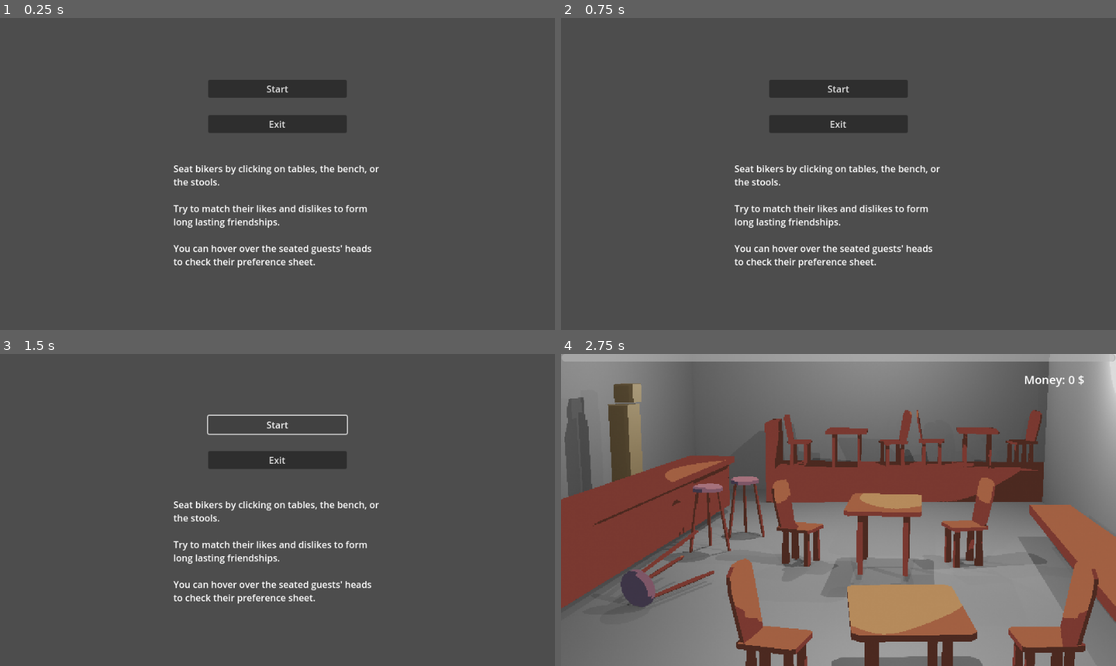
Above: before the commit, frames 1-4 (two rows, left to right).
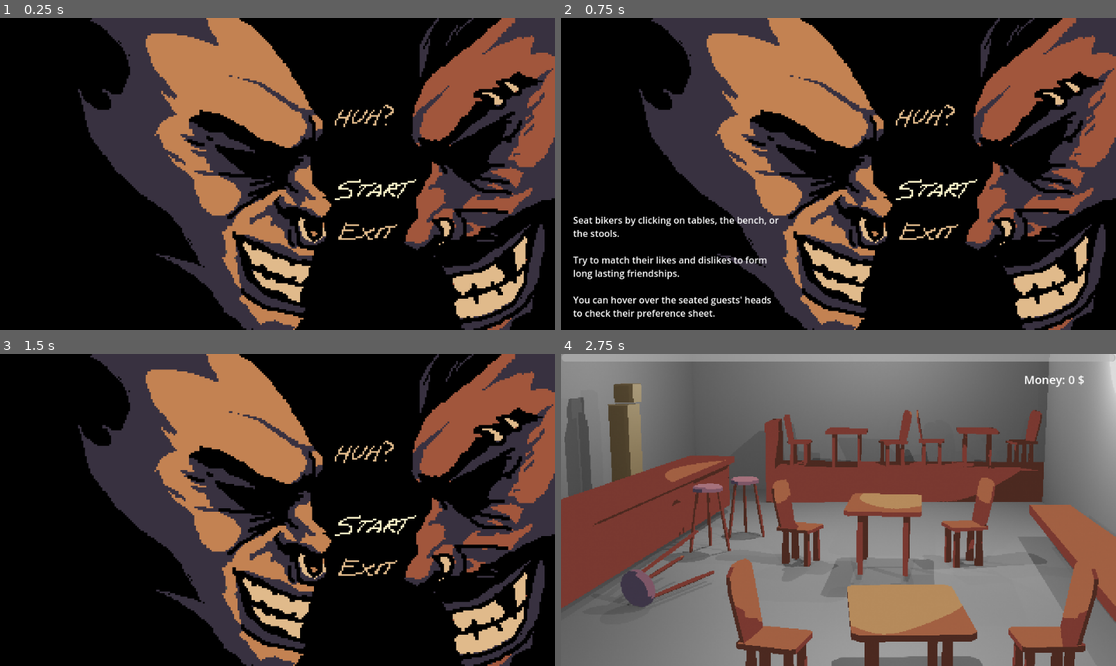
Above: after the commit, the same moments.

Repository: henpatsi/BurlyBikerBuddies
Game: Godot game, scene res://scenes/levels/main_menu.tscn
Same seed, same stepped clock (60 frames per second), same inputs: the game is played once before the commit and once after it.
Inputs (mouse positions are in pixels of both pictures, inside the frame that each line leads up to; where the layout moved, square brackets give the same spot in the first picture):
- Up to frame 1 (0.25 s): no input
- Up to frame 2 (0.75 s): click (927, 114) at 0.52 s
- Up to frame 3 (1.5 s): click (377, 525) [277, 425] at 1.25 s
- Up to frame 4 (2.75 s): click (938, 525) [838, 425] at 2 s

The runs differ from the first frame. In frame 1, 100% of the frame differs, in the area x 0-100%, y 0-100%; in frame 2, 99%; in frame 3, 100%; in frame 4, nothing differs.

Commit message:
new main menu

Diff:
--- /dev/null
+++ b/scenes/levels/instuction_menu.tscn
@@ -0,0 +1,7 @@
+[gd_scene format=3 uid="uid://6yxqwb8tib4j"]
+
+[node name="InstuctionMenu" type="Node"]
+
+[node name="MarginContainer" type="MarginContainer" parent="."]
+offset_right = 960.0
+offset_bottom = 540.0
--- a/scenes/levels/main_menu.tscn
+++ b/scenes/levels/main_menu.tscn
@@ -1,48 +1,44 @@
-[gd_scene load_steps=2 format=3 uid="uid://b7xvolwbu4x5g"]
+[gd_scene load_steps=3 format=3 uid="uid://b7xvolwbu4x5g"]
 
 [ext_resource type="Script" path="res://scripts/main_menu.gd" id="1_iwrsj"]
+[ext_resource type="Texture2D" uid="uid://bfbyrf4ffvjjr" path="res://images/Menu Screen.png" id="2_cljbo"]
 
 [node name="MainMenu" type="Node"]
 script = ExtResource("1_iwrsj")
 
-[node name="MarginContainer" type="MarginContainer" parent="."]
-anchors_preset = 15
-anchor_right = 1.0
-anchor_bottom = 1.0
-grow_horizontal = 2
-grow_vertical = 2
-theme_override_constants/margin_left = 300
-theme_override_constants/margin_top = 80
-theme_override_constants/margin_right = 300
-theme_override_constants/margin_bottom = 80
+[node name="Background" type="Sprite2D" parent="."]
+position = Vector2(480, 270)
+scale = Vector2(3, 3)
+texture = ExtResource("2_cljbo")
 
-[node name="VBoxContainer2" type="VBoxContainer" parent="MarginContainer"]
-layout_mode = 2
-theme_override_constants/separation = 50
-alignment = 1
+[node name="Buttons" type="Node" parent="."]
 
-[node name="MarginContainer" type="MarginContainer" parent="MarginContainer/VBoxContainer2"]
-layout_mode = 2
-theme_override_constants/margin_left = 60
-theme_override_constants/margin_top = 0
-theme_override_constants/margin_right = 60
-theme_override_constants/margin_bottom = 0
+[node name="StartButton" type="TextureButton" parent="Buttons"]
+offset_left = 581.0
+offset_top = 276.0
+offset_right = 724.0
+offset_bottom = 316.0
 
-[node name="VBoxContainer" type="VBoxContainer" parent="MarginContainer/VBoxContainer2/MarginContainer"]
-layout_mode = 2
-size_flags_vertical = 4
-theme_override_constants/separation = 30
+[node name="ExitButton" type="TextureButton" parent="Buttons"]
+offset_left = 585.0
+offset_top = 351.0
+offset_right = 691.0
+offset_bottom = 391.0
 
-[node name="StartButton" type="Button" parent="MarginContainer/VBoxContainer2/MarginContainer/VBoxContainer"]
-layout_mode = 2
-text = "Start"
+[node name="InstructionButton" type="TextureButton" parent="Buttons"]
+offset_left = 576.0
+offset_top = 147.0
+offset_right = 682.0
+offset_bottom = 191.0
 
-[node name="ExitButton" type="Button" parent="MarginContainer/VBoxContainer2/MarginContainer/VBoxContainer"]
-layout_mode = 2
-text = "Exit"
+[node name="AudioStreamPlayer" type="AudioStreamPlayer" parent="."]
 
-[node name="RichTextLabel" type="RichTextLabel" parent="MarginContainer/VBoxContainer2"]
-layout_mode = 2
+[node name="InstructionText" type="RichTextLabel" parent="."]
+visible = false
+offset_left = 21.0
+offset_top = 338.0
+offset_right = 381.0
+offset_bottom = 522.0
 text = "Seat bikers by clicking on tables, the bench, or the stools.
 
 Try to match their likes and dislikes to form long lasting friendships.
@@ -50,7 +46,7 @@
 You can hover over the seated guests' heads to check their preference sheet."
 fit_content = true
 
-[node name="AudioStreamPlayer" type="AudioStreamPlayer" parent="."]
-
-[connection signal="pressed" from="MarginContainer/VBoxContainer2/MarginContainer/VBoxContainer/StartButton" to="." method="_on_start_button_pressed"]
-[connection signal="pressed" from="MarginContainer/VBoxContainer2/MarginContainer/VBoxContainer/ExitButton" to="." method="_on_exit_button_pressed"]
+[connection signal="pressed" from="Buttons/StartButton" to="." method="_on_start_button_pressed"]
+[connection signal="pressed" from="Buttons/ExitButton" to="." method="_on_exit_button_pressed"]
+[connection signal="mouse_entered" from="Buttons/InstructionButton" to="." method="_on_instruction_button_mouse_entered"]
+[connection signal="mouse_exited" from="Buttons/InstructionButton" to="." method="_on_instruction_button_mouse_exited"]
--- a/scripts/main_menu.gd
+++ b/scripts/main_menu.gd
@@ -4,8 +4,12 @@
 
 var sfx_player
 
+var instruction_text
+
 func _ready():
 	sfx_player = get_node("AudioStreamPlayer")
+	instruction_text = get_node("InstructionText")
+	instruction_text.hide()
 
 func _on_start_button_pressed():
 	sfx_player.stream = load("res://audio/sfx/SFX_START.wav")
@@ -18,3 +22,9 @@
 	sfx_player.play()
 	await get_tree().create_timer(0.1).timeout
 	get_tree().quit()
+
+func _on_instruction_button_mouse_entered():
+	instruction_text.show()
+
+func _on_instruction_button_mouse_exited():
+	instruction_text.hide()
Not shown, removed: audio/music/ES_Miles & Miles - Will Harrison.wav.import
Binary file added: images/Menu Screen.png
Not shown, added: images/Menu Screen.png.import
Not shown, changed: audio/music/ES_Miles & Miles - Will Harrison.wav
